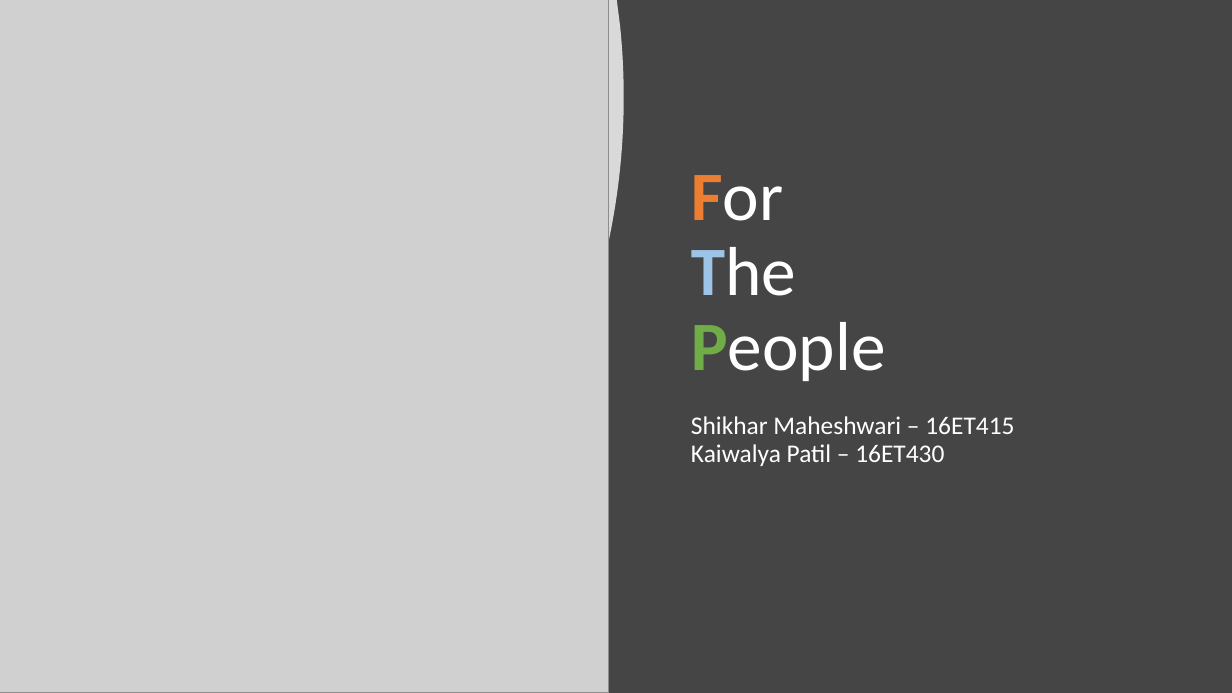
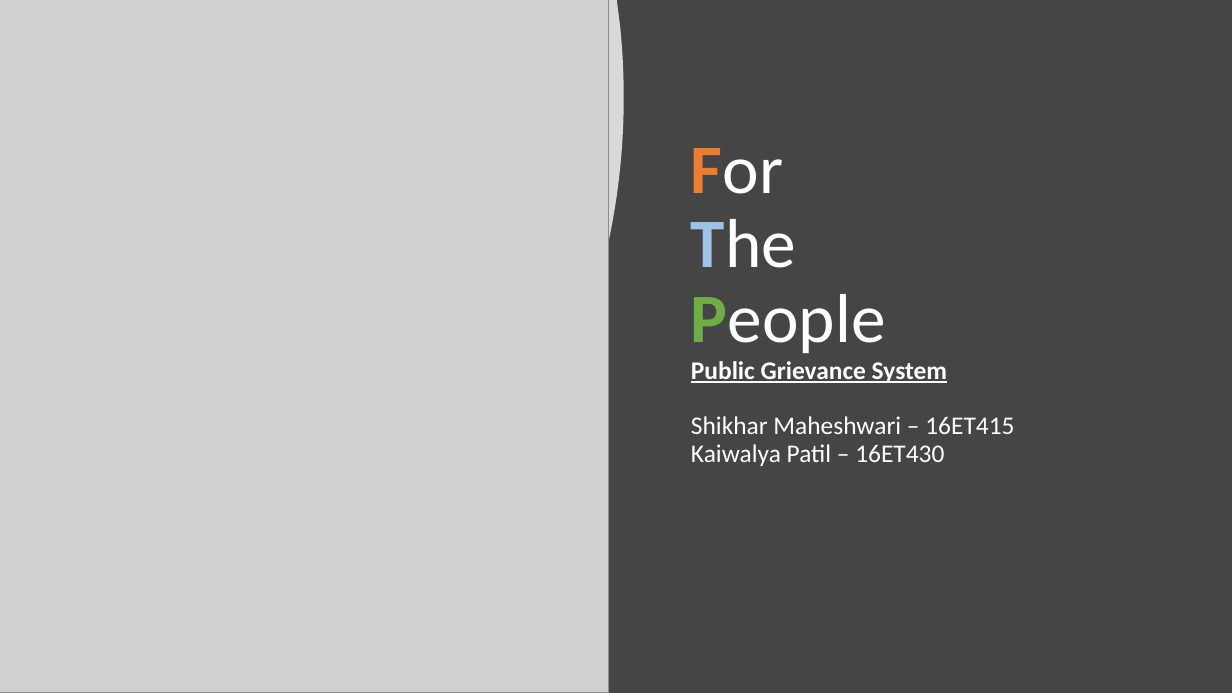
Before and after one commit to kaiwalya4850/Direct_Democracy, a slide deck: slide 1 of For The People.pptx. Drawn at 1232x693 pixels with LibreOffice and Linux fonts; fonts in the diff are those of the drawing; grey boxes stand for pictures. Boxes give left, top, right and bottom in pixels: in the first picture for what was removed or moved away, otherwise in the second. Text is boxed around its words. In the diff, an @@ line names an element or a change of style, - is before the commit and + after.

```diff
--- a/For The People.pptx
+++ b/For The People.pptx
@@ title at [691, 219, 1014, 466]: text changed @@
-For
-The
-People
-Shikhar Maheshwari – 16ET415
-Kaiwalya Patil – 16ET430
+For
+The
+People
+Public Grievance System
+Shikhar Maheshwari – 16ET415
+Kaiwalya Patil – 16ET430
```
